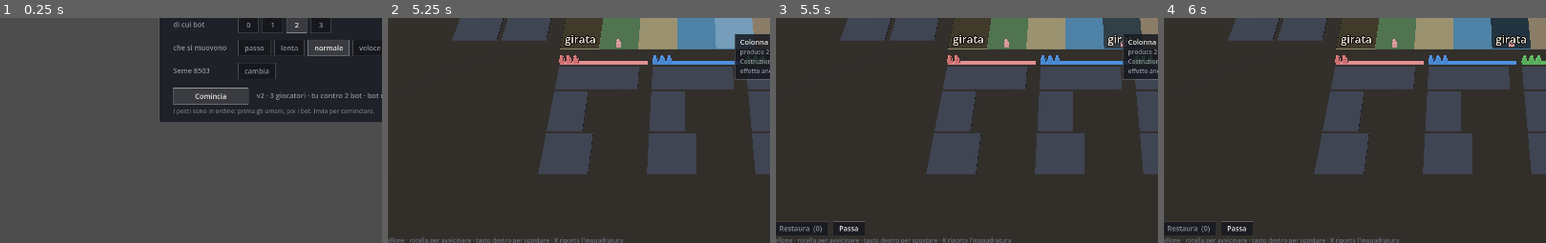
Above: before the commit, frames 1-4 (left to right).
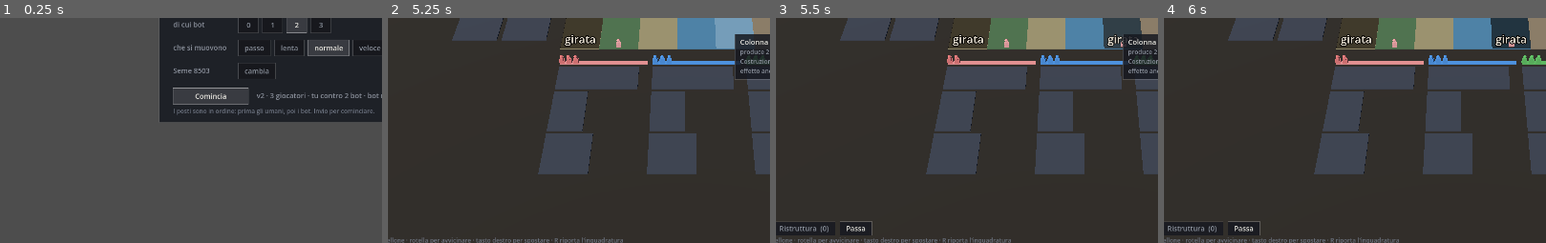
Above: after the commit, the same moments.

Repository: Tannoiser2/The-Street
Game: Godot game, scene res://scenes/gioca.tscn
Two runs of this game, one before a commit and one after it. Both use one fixed random seed, a clock stepped at 60 frames per second and the inputs below.
Inputs (mouse positions are % of the whole screen's width and height, from its top left):
- Up to frame 1 (0.25 s): no input
- Up to frame 2 (5.25 s): tap Enter at 0.5, 0.6, 2.85, 3.5, 5, 5.1 s; move the mouse to (72, 45) at 0.52 s; click (72, 45) at 0.67 s; tap Space at 0.77, 1.25, 1.52, 3.02, 3.77, 4.25, 4.52 s; move the mouse to (30, 55) at 1.27 s; tap Keypad Enter at 1.35, 3.6 s; click (30, 55) at 1.42 s; move the mouse to (60, 28) at 2.02 s; tap R at 2.1, 4.35 s; click (60, 28) at 2.17 s; move the mouse to (45, 70) at 2.77 s; click (45, 70) at 2.92 s; move the mouse to (80, 65) at 3.52 s; click (80, 65) at 3.67 s; move the mouse to (20, 35) at 4.27 s; click (20, 35) at 4.42 s; move the mouse to (55, 50) at 5.02 s; click (55, 50) at 5.17 s
- Up to frame 3 (5.5 s): no input
- Up to frame 4 (6 s): tap Space at 5.75 s; move the mouse to (35, 25) at 5.77 s; tap Keypad Enter at 5.85 s; click (35, 25) at 5.92 s
The pictures show only the part of the screen within x 11-61%, y 48-98%; the shares and areas given below are measured in that part.

Frames 1-2 are identical in both runs. In frame 3, 0.3% of the frame differs, in the area x 2-26%, y 90-97%; in frame 4, 0.3%.

Commit message:
La rovina senza rudere a schermo: la sagoma resta in piedi, girata (v2)
Nella v2 non c'e' il rudere e la propria rovina si ristruttura, ma a schermo
spariva come nella v1.5, dove e' solo il basamento di chi ci costruisce
sopra. Ora con `senza_rudere` la sagoma resta in piedi, girata e scura, non
si abbatte e si clicca; i testi dicono "Ristruttura" e parlano di rovina.
Registro 106.

Co-Authored-By: Claude Fable 5.1 <noreply@anthropic.com>
Claude-Session: https://claude.ai/code/session_014QusJSVCrj3ZCjDYDQmZ2R

Diff:
--- a/scripts/tools/test_view.gd
+++ b/scripts/tools/test_view.gd
@@ -63,6 +63,7 @@
 	_run("la tessera girata (v2)", _test_tessera_girata)
 	_run("il quarto lavoratore sulla bacchetta (v2)", _test_quarto_lavoratore)
 	_run("lo scheletro del lavoratore sotto il potenziamento (v2)", _test_scheletro_lavoratore)
+	_run("la rovina senza rudere resta in piedi, girata (v2)", _test_rovina_senza_rudere)
 	print("\n%d superati, %d falliti" % [_passed, _failed])
 	get_tree().quit(0 if _failed == 0 else 1)
 
@@ -2670,3 +2671,70 @@
 	_eq("  e senza sepolto non dice niente", s2.descrivi_scheletro(nessuno), "")
 	remove_child(s2)
 	s2.queue_free()
+
+# Registro 106: nella v2 non c'e' il rudere e la rovina si ristruttura. Al
+# tavolo "la sagoma ruotata mostra il lato rovina": a schermo resta in piedi,
+# girata e scura, invece di sparire come nella v1.5; non si abbatte; si
+# clicca per la sua sagoma; e i testi dicono "ristruttura la rovina".
+func _test_rovina_senza_rudere() -> void:
+	if not FileAccess.file_exists("res://data/cards-v2.json"): return
+	CardDB.load_db("res://data/cards-v2.json")
+	_ok("nella v2 non c'e' il rudere", BoardLayout3D.senza_rudere())
+	var ctl := GameController.new()
+	ctl.new_game(3, 11)
+	var gs := ctl.gs
+	while not gs.pending_choice.is_empty():
+		ctl.choose(int((gs.pending_choice["options"] as Array)[0]))
+	var b := _metti(gs, "ed_capanne", 1, 2)
+	var vista: Node3D = preload("res://scripts/view/board_view_3d.gd").new()
+	add_child(vista)
+	vista.scale = Vector3.ONE * BoardLayout3D.U
+	var girate := func() -> int:
+		var q := 0
+		for f in vista.get_children():
+			if f.has_meta("girata") and f is Node3D and not is_zero_approx((f as Node3D).rotation.y): q += 1
+		return q
+	vista.mostra(gs)
+	_ok("intatto: la sagoma c'e'", BoardLayout3D.ha_sagoma(b) and not BoardLayout3D.sagoma_girata(b))
+	_eq("  e niente e' girato", girate.call(), 0)
+	b.state = Enums.BuildingState.ROVINA
+	_ok("in rovina la sagoma resta in piedi", BoardLayout3D.ha_sagoma(b))
+	_ok("  girata", BoardLayout3D.sagoma_girata(b))
+	var ingombro := BoardLayout3D.ingombro(gs, b)
+	_ok("  e si clicca per la sagoma, non per il solo piede",
+		ingombro.size.y > BoardLayout3D.basetta_box(gs, b).size.y + 1.0)
+	vista.mostra(gs)
+	_eq("  sul tavolo c'e' una sagoma girata", girate.call(), 1)
+	_ok("  e non si abbatte", vista._crolli.is_empty())
+	b.is_buried = true
+	_ok("  sepolta, sparisce come tutte", not BoardLayout3D.ha_sagoma(b))
+	b.is_buried = false
+	vista.queue_free()
+
+	_eq("il tasto dice Ristruttura", DescrizioneAzione.verbo_restauro(), "Ristruttura")
+	var voce := AvailableActions.Voce.new()
+	voce.tipo = "restaura"
+	_eq("  e l'azione si chiama Ristrutturazione", DescrizioneAzione.tipo(voce), "Ristrutturazione")
+	# La scena di gioco, avviata sulla v2: senza rovine il tasto dice che
+	# non c'e' niente da ristrutturare, con la parola giusta.
+	var n := preload("res://scenes/gioca.tscn").instantiate()
+	add_child(n)
+	n.inizio.con_regolamento(1)
+	n.inizio.con_giocatori(3)
+	n.inizio.con_bot(2)
+	n.comincia()
+	n._scegli_restauro()
+	_ok("  e senza rovine il messaggio parla di rovine: \"%s\"" % n._messaggio,
+		str(n._messaggio).begins_with("Nessuna tua rovina"))
+	n.torna_alla_scelta()
+	remove_child(n)
+	n.queue_free()
+	CardDB.load_db(CardDB.DB_PATH)
+
+	# Nella v1.5 tutto come prima: la rovina perde la sagoma e si restaura il rudere.
+	_ok("nella v1.5 il rudere c'e'", not BoardLayout3D.senza_rudere())
+	var g1 := _gioco().gs
+	var b1 := _metti(g1, "ed_capanne", 1, 2)
+	b1.state = Enums.BuildingState.ROVINA
+	_ok("  e la rovina non ha sagoma", not BoardLayout3D.ha_sagoma(b1) and not BoardLayout3D.sagoma_girata(b1))
+	_eq("  e il tasto dice Restaura", DescrizioneAzione.verbo_restauro(), "Restaura")
--- a/scripts/view/board_layout_3d.gd
+++ b/scripts/view/board_layout_3d.gd
@@ -408,8 +408,24 @@
 #   solo - quello in cima. Gli altri restano INTATTI e finiscono sepolti:
 #   su otto partite a tre sono 76 su 225, e le loro sagome attraversavano
 #   la pila da parte a parte, inglobate negli strati.
+#
+# SENZA RUDERE (v2, costante `senza_rudere`) la rovina e' un altro oggetto:
+# non e' il basamento di nessuno finche' non ci si costruisce sopra - e
+# allora e' sepolta - e si puo' ristrutturare. Al tavolo "la sagoma ruotata
+# mostra il lato rovina con lo Scavo" (docs/carte-v2.md): resta in piedi,
+# GIRATA. Toglierla dal tabellone, come nella v1.5, nascondeva proprio la
+# cosa che nella v2 si puo' fare: ristrutturarla.
 static func ha_sagoma(b: Building) -> bool:
-	return b.state != Enums.BuildingState.ROVINA and not b.is_buried
+	if b.is_buried: return false
+	if b.state == Enums.BuildingState.ROVINA: return senza_rudere()
+	return true
+
+static func senza_rudere() -> bool:
+	return bool(CardDB.constants.get("senza_rudere", false))
+
+# La sagoma che sta in piedi girata, col lato rovina in vista: solo nella v2.
+static func sagoma_girata(b: Building) -> bool:
+	return b.state == Enums.BuildingState.ROVINA and ha_sagoma(b)
 
 static func sagoma_path(b: Building) -> String:
 	var s: Dictionary = CardDB.sagome.get(str(b.data["id"]), {})
--- a/scripts/view/board_view_3d.gd
+++ b/scripts/view/board_view_3d.gd
@@ -77,6 +77,8 @@
 			if b.state != Enums.BuildingState.ROVINA: continue
 			if not _stato_prima.has(b.uid): continue
 			if int(_stato_prima[b.uid]) == Enums.BuildingState.ROVINA: continue
+			# Nella v2 la rovina non si abbatte: si gira, e resta in piedi.
+			if BoardLayout3D.sagoma_girata(b): continue
 			_avvia_crollo(b)
 	_stato_prima = adesso
 
@@ -488,6 +490,26 @@
 	# le partite headless non dipendono dalla grafica.
 	var tex: Texture2D = _illustrazione(b)
 	var centro := base + Vector3(0.0, dim.y / 2.0 + BoardLayout3D.BASETTA_Y, 0.0)
+	# LA ROVINA GIRATA (v2): la sagoma resta in piedi ma mostra il retro, il
+	# lato rovina. Non abbiamo il disegno di quel lato, quindi si gira il
+	# cartone di mezzo giro - la stampa in grigio si vede specchiata - e lo
+	# si scurisce come una rovina. Senza le immagini resta la scatola scura.
+	if BoardLayout3D.sagoma_girata(b):
+		var perno := Node3D.new()
+		perno.position = centro
+		perno.rotation = Vector3(0.0, PI, 0.0)
+		perno.set_meta("girata", true)
+		add_child(perno)
+		var dietro: Node3D
+		if tex == null:
+			dietro = _scatola(Vector3(dim.x, dim.y, BoardLayout3D.SAGOMA_SPESSORE_VISTA), col)
+		else:
+			dietro = _quad(dim, Color.WHITE)
+			var mat := dietro.material_override as StandardMaterial3D
+			_stampa(mat, tex)
+			mat.albedo_color = Color(0.55, 0.55, 0.58)
+		perno.add_child(dietro)
+		return
 	if tex == null:
 		var m := _scatola(Vector3(dim.x, dim.y, BoardLayout3D.SAGOMA_SPESSORE_VISTA), col)
 		m.position = centro
--- a/scripts/view/descrizione_azione.gd
+++ b/scripts/view/descrizione_azione.gd
@@ -24,7 +24,7 @@
 			return "Sopraelevazione" if bool(v.parametri.get("above", false)) \
 				else "Costruzione"
 		"potenzia": return "Potenziamento"
-		"restaura": return "Restauro"
+		"restaura": return "Ristrutturazione" if BoardLayout3D.senza_rudere() else "Restauro"
 		"recluta": return "Reclutamento"
 		"dinastia": return "Dinastia"
 		"passa": return "Passo"
@@ -59,6 +59,11 @@
 		"recluta":
 			return v.etichetta.trim_prefix("Recluta ")
 	return v.etichetta
+
+# Il verbo del tasto: nella v2 non c'e' il rudere, si RISTRUTTURA la propria
+# rovina; nella v1.5 si restaura il rudere, anche altrui.
+static func verbo_restauro() -> String:
+	return "Ristruttura" if BoardLayout3D.senza_rudere() else "Restaura"
 
 # Il conto. Zero non si scrive "0 pietra 0 oro": si scrive che non costa.
 static func prezzo(v: AvailableActions.Voce) -> String:
--- a/scripts/view/gioca.gd
+++ b/scripts/view/gioca.gd
@@ -317,6 +317,11 @@
 			Enums.BuildingState.RUDERE: stato = "rudere"
 			Enums.BuildingState.ROVINA: stato = "rovina"
 		if b.is_buried: stato += ", sepolto"
+		# Nella v2 la rovina propria si ristruttura: il riquadro lo dice,
+		# perche' e' l'unica cosa che una rovina in piedi invita a fare.
+		elif b.state == Enums.BuildingState.ROVINA and BoardLayout3D.senza_rudere() \
+				and b.owner == _io():
+			stato += ", si puo' ristrutturare"
 		out.append(str(b.data["name"]))
 		out.append("G%d · %s · res %d · vetusta %d" % [b.owner, stato,
 			b.effective_resistance(), b.vetusta])
@@ -636,12 +641,14 @@
 	for v in voci:
 		if v.legale: buoni.append(v)
 	if buoni.is_empty():
-		_messaggio = "Nessun rudere da restaurare in questa colonna."
+		_messaggio = "Nessuna tua rovina da ristrutturare in questa colonna." \
+			if BoardLayout3D.senza_rudere() else "Nessun rudere da restaurare in questa colonna."
 		_aggiorna()
 		return
 	_scelta = {"kind": "restauro", "id": "restauro"}
 	_bersagli = buoni
-	_messaggio = "Restauro: scegli il rudere."
+	_messaggio = "Ristrutturazione: scegli la rovina." \
+		if BoardLayout3D.senza_rudere() else "Restauro: scegli il rudere."
 	_aggiorna()
 
 func _deseleziona(ridisegna := true) -> void:
@@ -1068,7 +1075,7 @@
 	for r in restauri:
 		if r.legale: quanti += 1
 	voci.append({"voce": null, "modo": "restauro",
-		"testo": "Restaura  (%d)" % quanti, "attiva": quanti > 0})
+		"testo": "%s  (%d)" % [DescrizioneAzione.verbo_restauro(), quanti], "attiva": quanti > 0})
 	var tutte := AvailableActions.tutte(ctl.gs, _io(), ctl.colonna_attivata())
 	voci.append({"voce": tutte[tutte.size() - 1], "testo": "Passa", "attiva": true})
 
Not shown, changed: README.md
Not shown, changed: docs/domande-aperte.md
